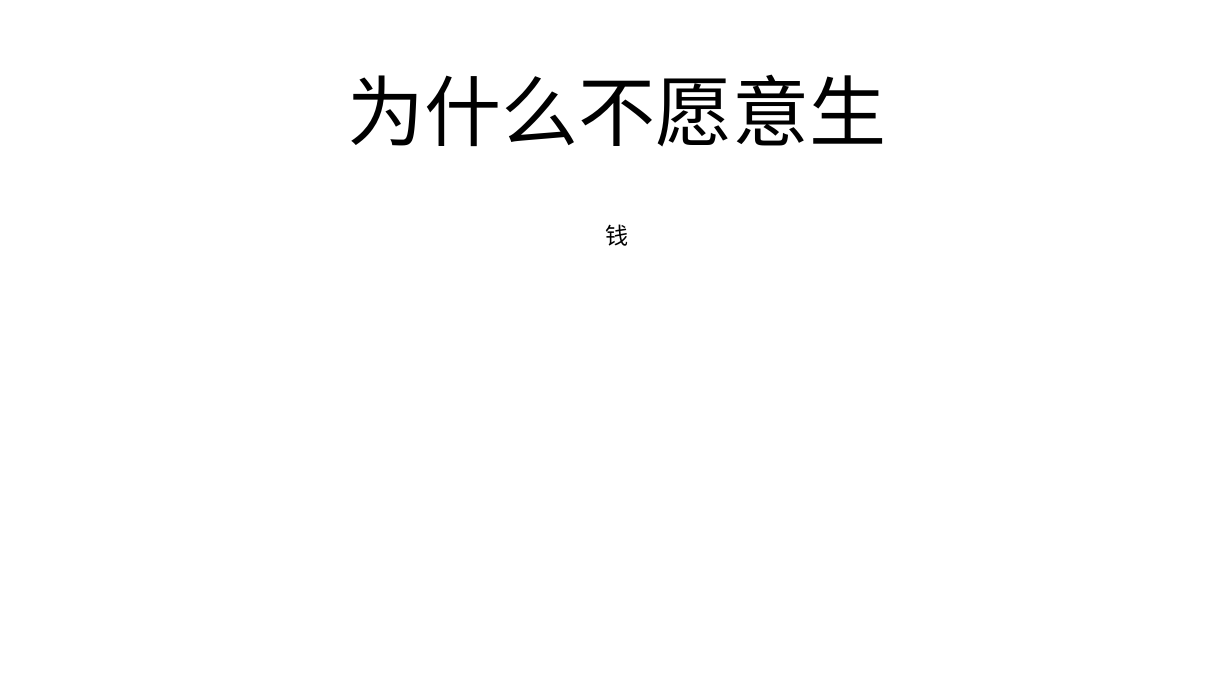
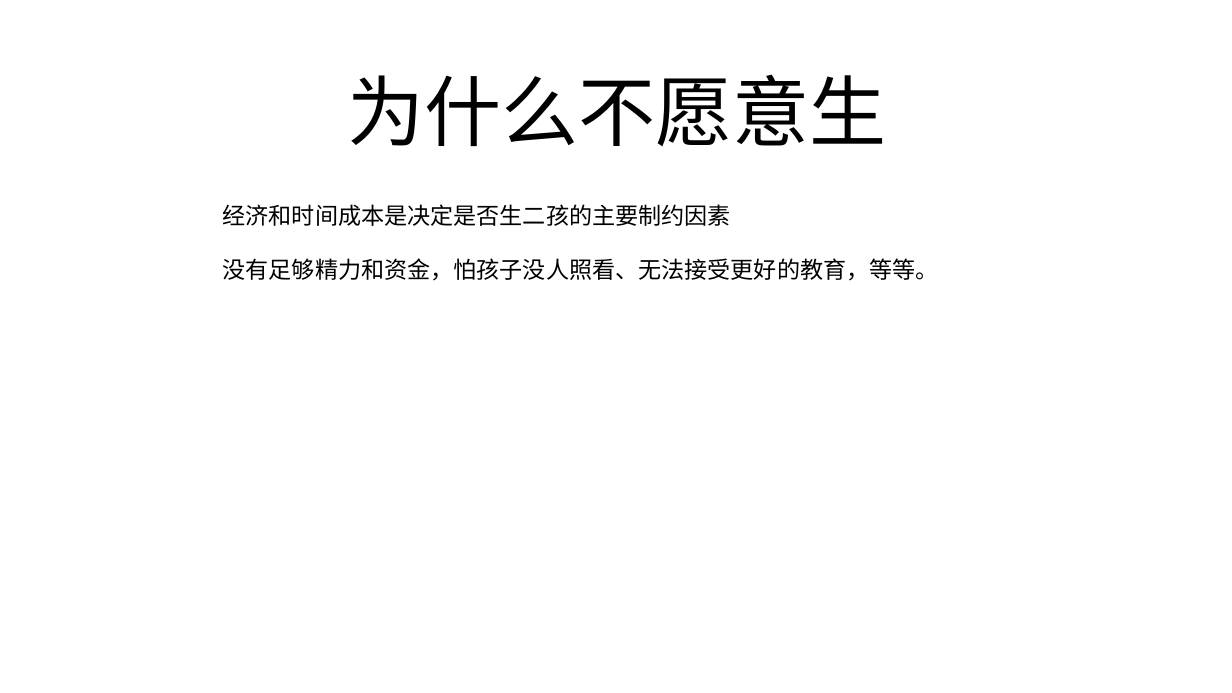
Before and after one commit to FredJiangFei/freetalk, a slide deck: slide 17 of 生娃是国家大事/sw - Copy.pptx (slide 20 before the commit). Drawn at 1232x693 pixels with LibreOffice and Linux fonts; fonts in the diff are those of the drawing. Boxes give left, top, right and bottom in pixels: in the first picture for what was removed or moved away, otherwise in the second. Text is boxed around its words. In the diff, an @@ line names an element or a change of style, - is before the commit and + after.

```diff
--- a/生娃是国家大事/sw - Copy.pptx
+++ b/生娃是国家大事/sw - Copy.pptx
@@ text added at (223,204,731,226), 18 pt, text #000000 @@
+经济和时间成本是决定是否生二孩的主要制约因素
@@ text removed at (605,224,628,246) @@
-钱
@@ text added at (223,258,939,281), 18 pt, text #000000 @@
+没有足够精力和资金，怕孩子没人照看、无法接受更好的教育，等等。
```
Also in this commit, not shown: 12 other slides changed, 5 slides added, 10 slides removed, 2 other files.
